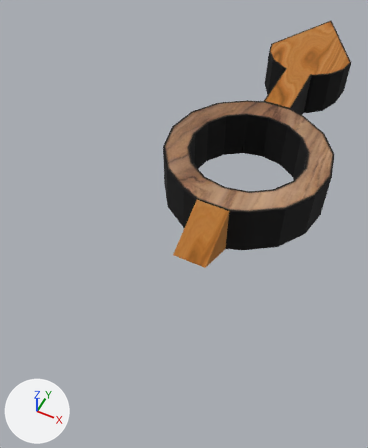
The glTF model scenes/cannon_1.glb: old version first, new version second.
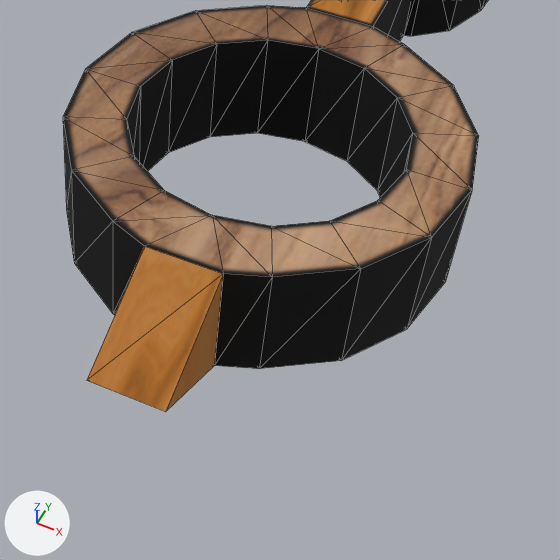
Old and new are each drawn whole from a 50 mm lens placed at (2.24, -7.16, 6.21), pointed at (-0.78, -1.12, -1.34) and again close up on the part from 37% to 100% of the width and 22% to 73% of the height. The lights are fixed; the arrows at lower left show +X, +Y and +Z. The close-ups show mesh edges as thin lines. Vertices at the same position are counted once.

Script lines for the objects in view, before the commit:
```python
me_arrow = bpy.data.meshes.new('Arrow')
me_arrow.from_pydata(...)  # 113 vertices, 226 faces; spans x -1.6..1.6, y -2.5..5.67, z -1.0..0.0
me_arrow.materials.append(mat_cannonmat)
# before: 53 (-1.02, -0.42, -1.0), 55 (-1.1, 0.0, -1.0), 57 (-0.78, -0.78, -1.0), 59 (-0.42, -1.02, -1.0), 61 (0.0, 1.1, -1.0) at pixel (304, 141)
# before: 64 (-0.42, 1.02, -1.0) at pixel (257, 133), 67 (0.42, -1.02, -1.0), 68 (0.78, -0.78, -1.0), 71 (1.02, -0.42, -1.0), 72 (1.1, 0.0, -1.0)
# before: 74 (1.02, 0.42, -1.0), 76 (0.78, 0.78, -1.0) at pixel (377, 190), 78 (0.42, 1.02, -1.0) at pixel (346, 161), 80 (0.0, -1.1, -1.0), 83 (-0.78, 0.78, -1.0) at pixel (209, 137)
# before: 85 (-1.02, 0.42, -1.0) at pixel (168, 152)
ob_arrow = bpy.data.objects.new('Arrow', me_arrow)
ob_arrow.location = (0.0, 0.0, 0.0)
```
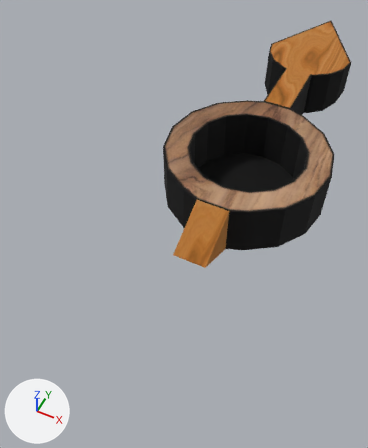
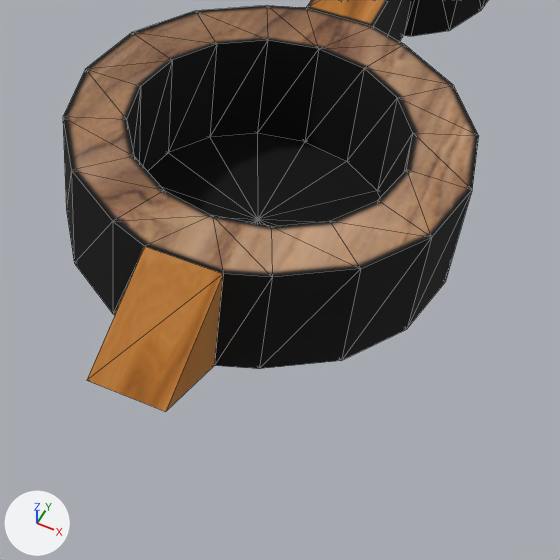
The change in detail:
me_arrow is used by ob_arrow; location (0.0, 0.0, 0.0).
Verts and faces of me_arrow; kept vertices keep their numbers, new ones are numbered from 113.
me_arrow had 113 vertices, 226 faces and spanned x -1.6..1.6, y -2.5..5.67, z -1.0..0.0.
me_arrow now has 114 vertices, 242 faces and spans x -1.6..1.6, y -2.5..5.67, z -1.0..0.0.
Part 1, on me_arrow:
New vertex 113 is at (0.0, 0.0, -1.0), pixel (257, 219).
New faces: (74, 76, 113), (57, 59, 113), (76, 78, 113), (59, 80, 113), (61, 64, 113), (61, 113, 78).
New faces: (67, 113, 80), (64, 83, 113), (67, 68, 113), (83, 85, 113), (68, 71, 113), (55, 113, 85).
New faces: (71, 72, 113), (53, 113, 55), (72, 74, 113), (53, 57, 113).

What differs and where, as boxes [x1, y1, x2, y2] in the close-ups (560 x 560 px):
part 1 of me_arrow, added (black): after [148, 133, 380, 226]
